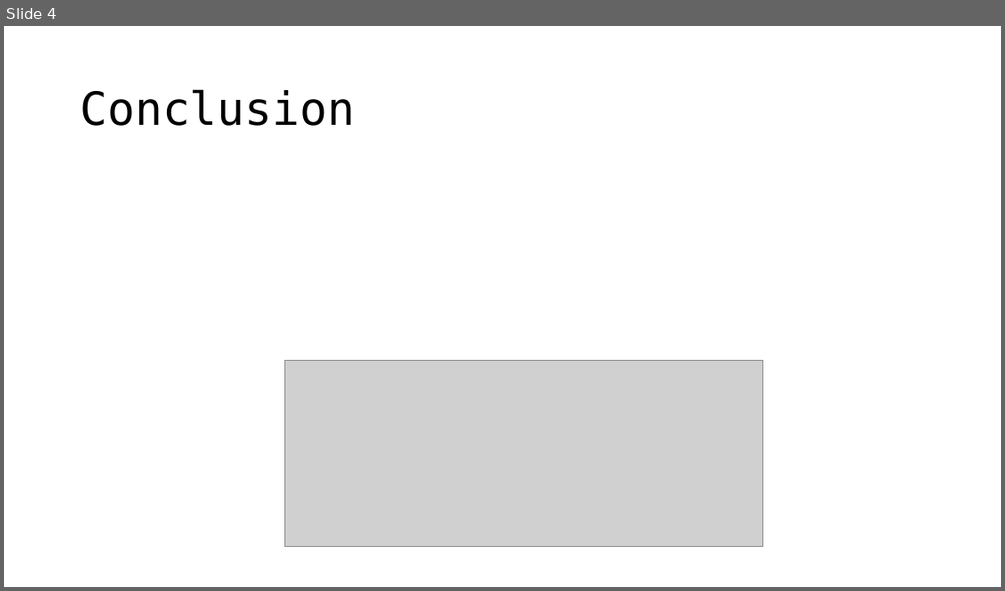
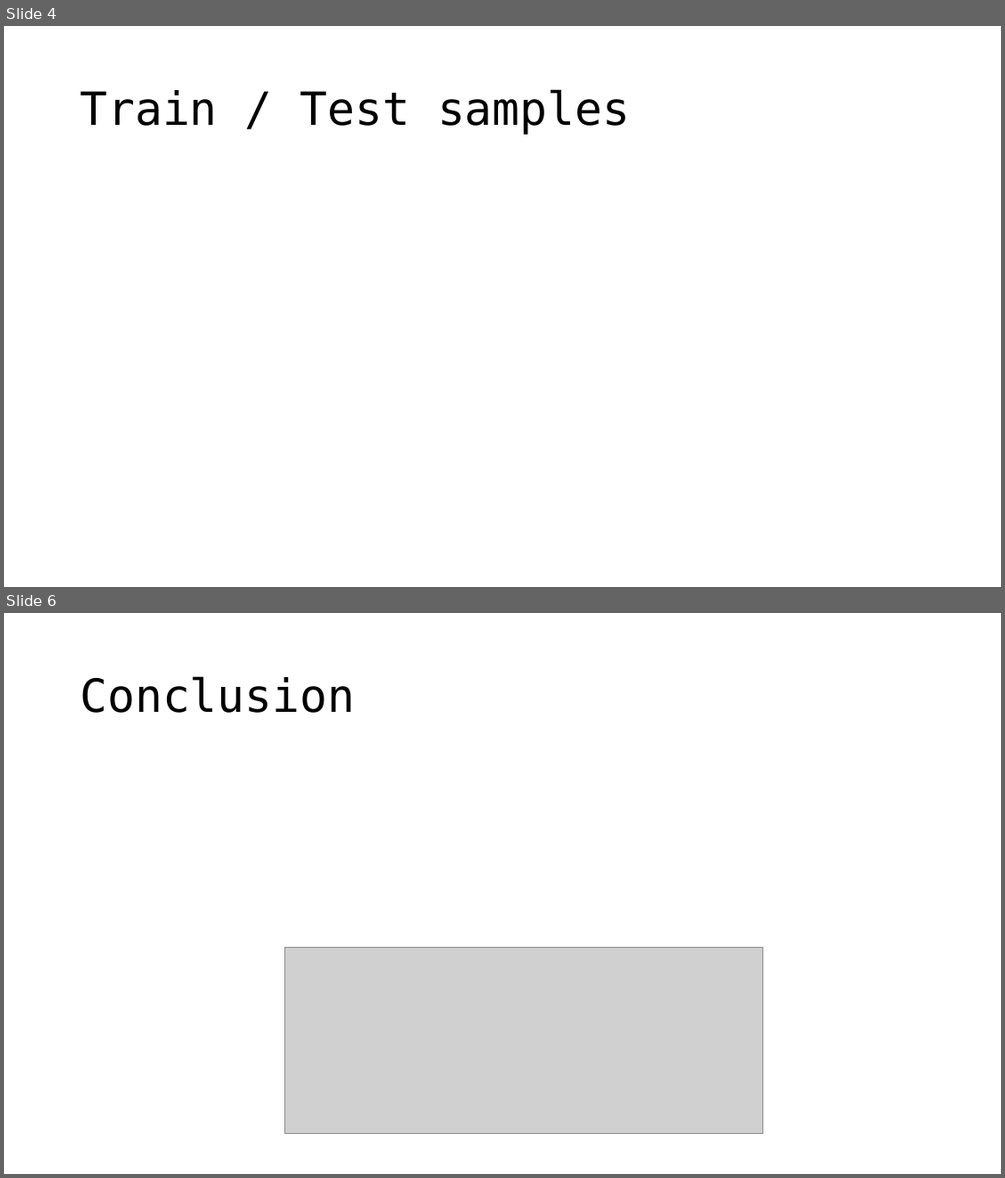
Before and after one commit to Strojove-uceni/final-projects-i_am_not_a_robot, a slide deck: Final_presentation_draft.pptx. Shown one above the other, each under a label of ours: slide 4 before the commit, slides 4 and 6 after it; the slides between them are not shown. The pictures are 1005x591 and 1005x1178 pixels, drawn with LibreOffice and Linux fonts; fonts in the diff are those of the drawing; grey boxes stand for pictures. Boxes give left, top, right and bottom in pixels: in the first picture for what was removed or moved away, otherwise in the second. Text is boxed around its words. In the diff, an @@ line names an element or a change of style, - is before the commit and + after.

```diff
--- a/Final_presentation_draft.pptx
+++ b/Final_presentation_draft.pptx
@@ slide 4 added at (x1=4, y1=26, x2=1001, y2=587), background #FFFFFF @@
@@ title added at (x1=80, y1=89, x2=630, y2=134), 44 pt, text #000000 @@
+Train / Test samples
@@ what was slide 4 is now slide 6 @@
```
Also in this commit, not shown: 3 slides changed, 1 other slide added.
